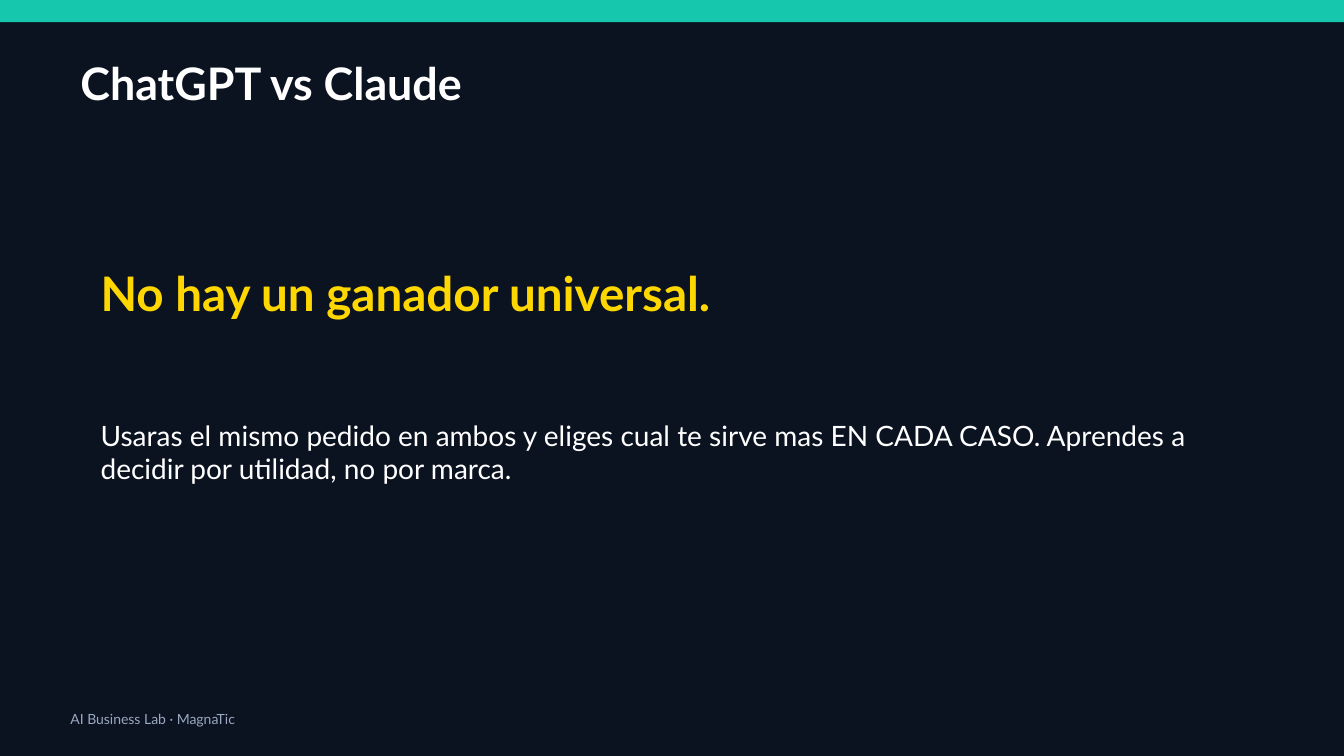
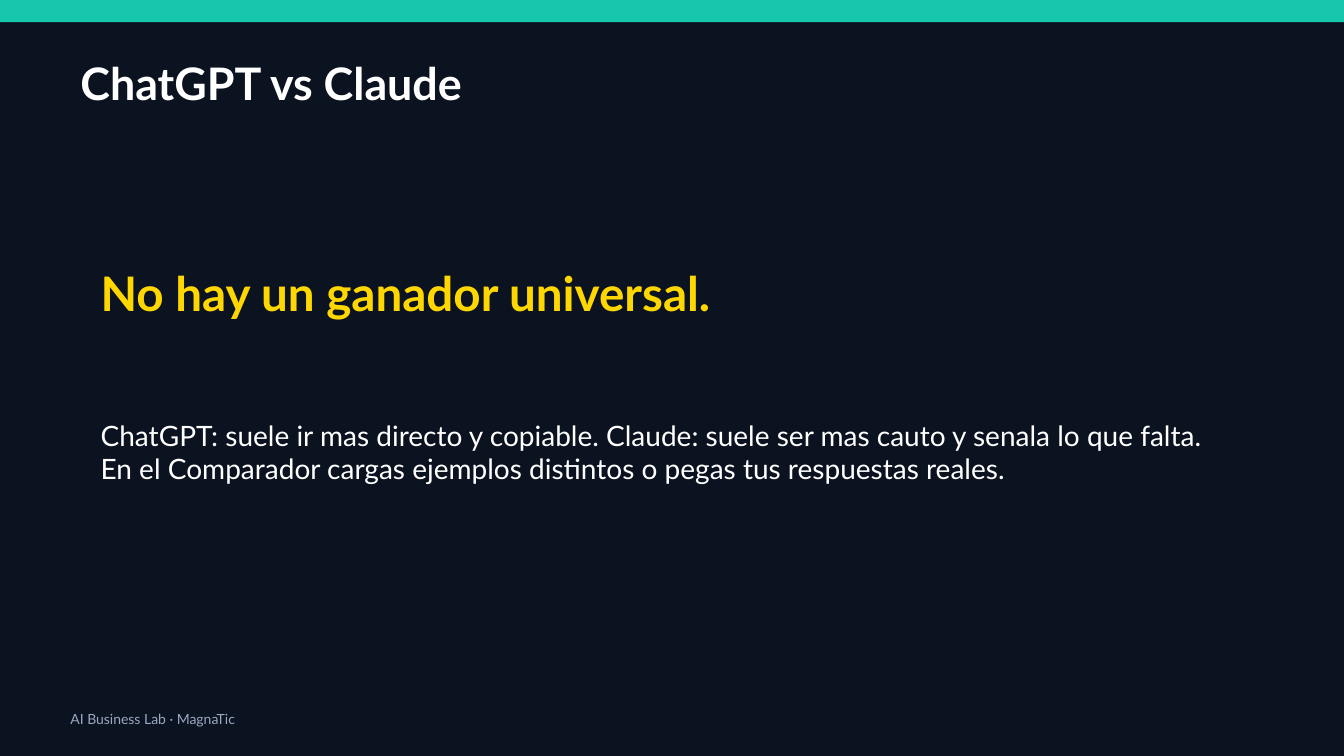
Before and after one commit to xander0408/CURSOS, a slide deck: slide 52 of AI-Business-Lab-Presentacion.pptx (slide 41 before the commit). Drawn at 1344x756 pixels with LibreOffice and Linux fonts; fonts in the diff are those of the drawing. Boxes give left, top, right and bottom in pixels: in the first picture for what was removed or moved away, otherwise in the second. Text is boxed around its words. In the diff, an @@ line names an element or a change of style, - is before the commit and + after.

```diff
--- a/AI-Business-Lab-Presentacion.pptx
+++ b/AI-Business-Lab-Presentacion.pptx
@@ text at (101, 425, 1201, 484): text changed @@
-Usaras el mismo pedido en ambos y eliges cual te sirve mas EN CADA CASO. Aprendes a decidir por utilidad, no por marca.
+ChatGPT: suele ir mas directo y copiable. Claude: suele ser mas cauto y senala lo que falta. En el Comparador cargas ejemplos distintos o pegas tus respuestas reales.
```
Also in this commit, not shown: 2 other slides changed, 14 slides added, 13 other files.
